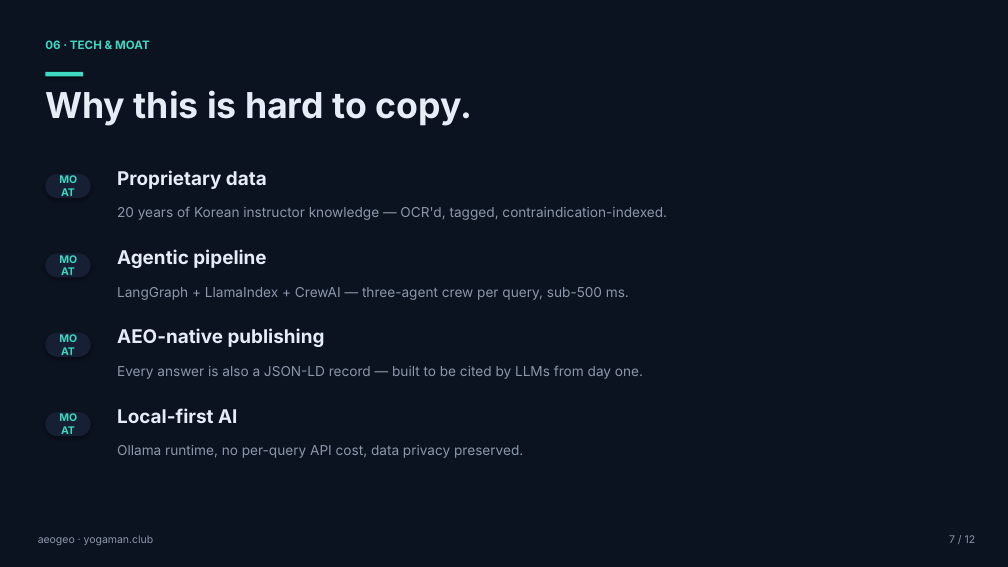
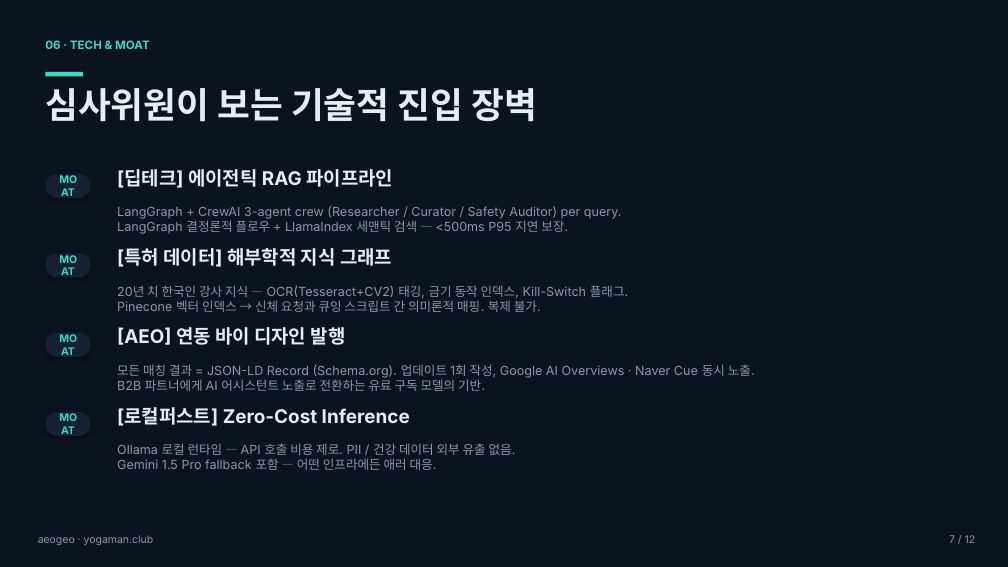
Before and after one commit to prgrms-aibe-devcourse/AIBE5_FinalProject_Team11, a slide deck: slide 7 of pitch/aeogeo_pitch_deck.pptx. Drawn at 1008x567 pixels with LibreOffice and Linux fonts; fonts in the diff are those of the drawing. Boxes give left, top, right and bottom in pixels: in the first picture for what was removed or moved away, otherwise in the second. Text is boxed around its words. In the diff, an @@ line names an element or a change of style, - is before the commit and + after.

```diff
--- a/pitch/aeogeo_pitch_deck.pptx
+++ b/pitch/aeogeo_pitch_deck.pptx
@@ text at [45, 88, 537, 122]: text changed @@
-Why this is hard to copy.
+심사위원이 보는 기술적 진입 장벽
@@ text at [117, 169, 393, 188]: text changed @@
-Proprietary data
+[딥테크] 에이전틱 RAG 파이프라인
@@ text at [117, 206, 622, 234]: text changed; size 13 to 12 pt @@
-20 years of Korean instructor knowledge — OCR'd, tagged, contraindication-indexed.
+LangGraph + CrewAI 3-agent crew (Researcher / Curator / Safety Auditor) per query.
+LangGraph 결정론적 플로우 + LlamaIndex 세맨틱 검색 — <500ms P95 지연 보장.
@@ text at [117, 248, 392, 267]: text changed @@
-Agentic pipeline
+[특허 데이터] 해부학적 지식 그래프
@@ text at [117, 285, 628, 312]: text changed; size 13 to 12 pt @@
-LangGraph + LlamaIndex + CrewAI — three-agent crew per query, sub-500 ms.
+20년 치 한국인 강사 지식 — OCR(Tesseract+CV2) 태깅, 금기 동작 인덱스, Kill-Switch 플래그.
+Pinecone 벡터 인덱스 → 신체 요청과 큐잉 스크립트 간 의미론적 매핑. 복제 불가.
@@ text at [117, 327, 346, 345]: text changed @@
-AEO-native publishing
+[AEO] 연동 바이 디자인 발행
@@ text at [117, 364, 755, 391]: text changed; size 13 to 12 pt @@
-Every answer is also a JSON-LD record — built to be cited by LLMs from day one.
+모든 매칭 결과 = JSON-LD Record (Schema.org). 업데이트 1회 작성, Google AI Overviews · Naver Cue 동시 노출.
+B2B 파트너에게 AI 어시스턴트 노출로 전환하는 유료 구독 모델의 기반.
@@ text at [117, 407, 410, 426]: text changed @@
-Local-first AI
+[로컬퍼스트] Zero-Cost Inference
@@ text at [117, 443, 516, 470]: text changed; size 13 to 12 pt @@
-Ollama runtime, no per-query API cost, data privacy preserved.
+Ollama 로컬 런타임 — API 호출 비용 제로. PII / 건강 데이터 외부 유출 없음.
+Gemini 1.5 Pro fallback 포함 — 어떤 인프라에든 애러 대응.
```
Also in this commit, not shown: 6 other slides changed, 3 slides added, 3 slides removed, 10 other files.
